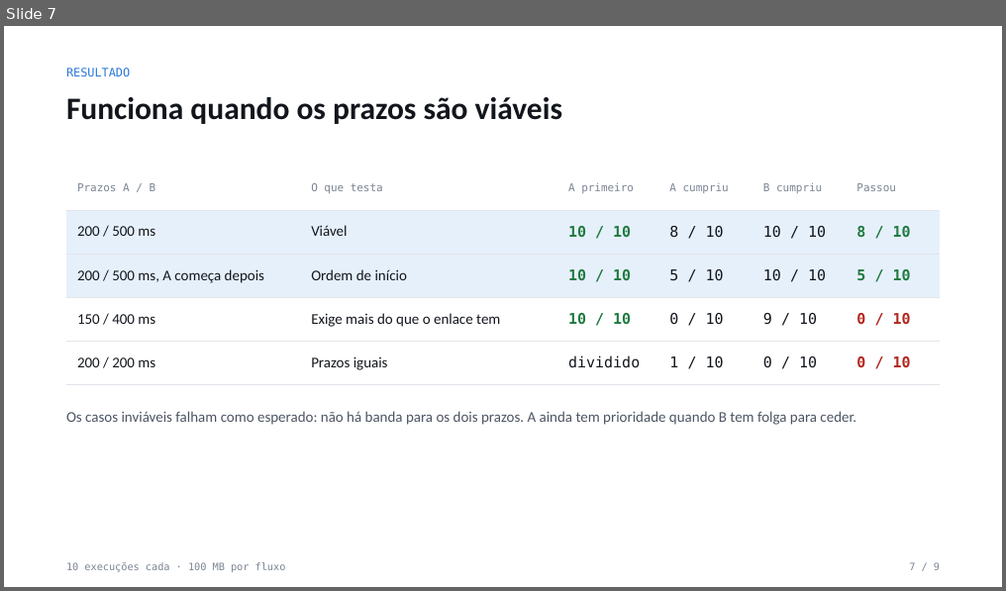
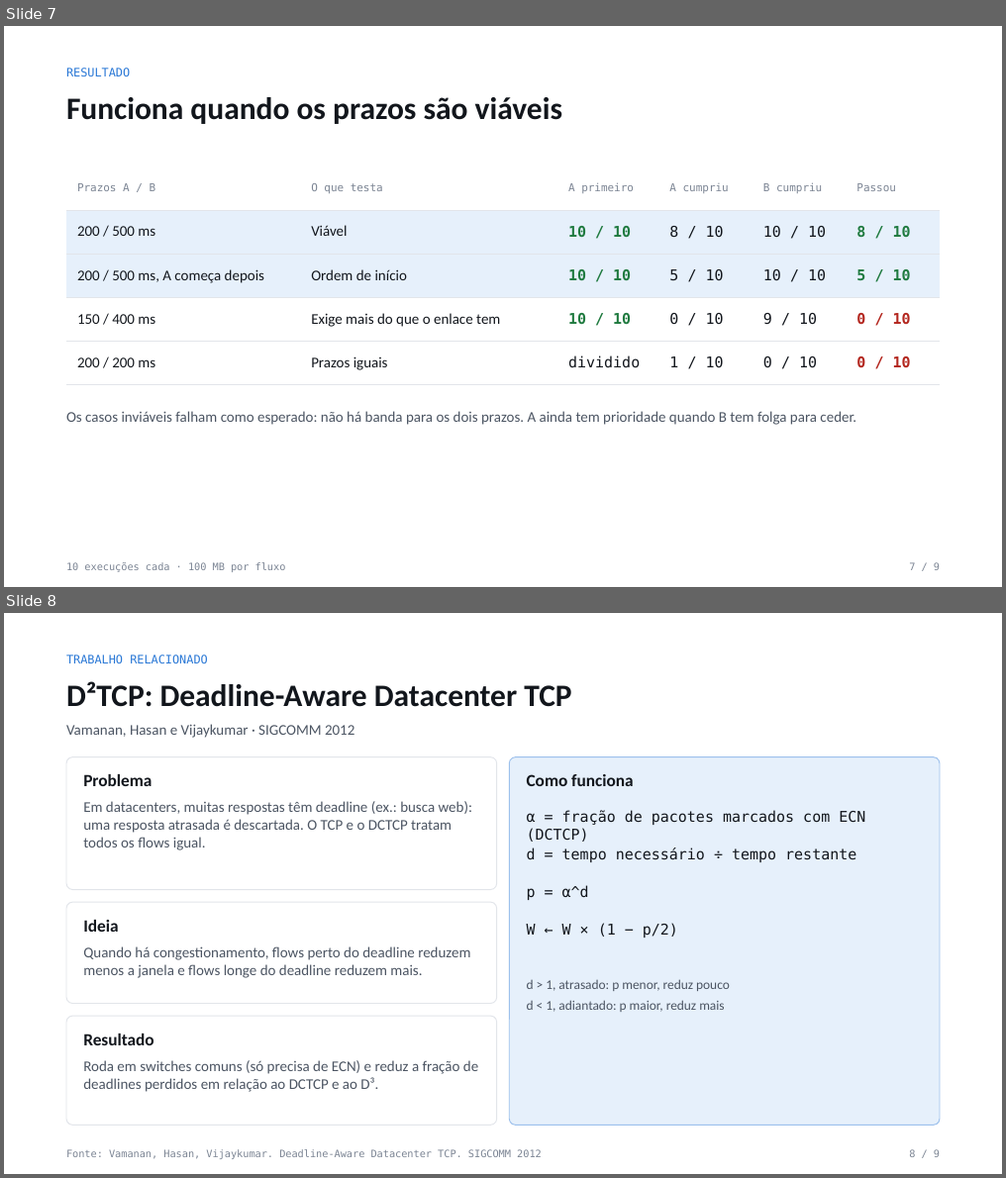
Before and after one commit to MarcusMoraesOliveira/eTran-DeadlineTCP, a slide deck: slides/DeadlineTCP_Fase5.pptx. Shown one above the other, each under a label of ours: slide 7 before the commit, slides 7 and 8 after it. The pictures are 1006x591 and 1006x1178 pixels, drawn with LibreOffice and Linux fonts; fonts in the diff are those of the drawing. Boxes give left, top, right and bottom in pixels: in the first picture for what was removed or moved away, otherwise in the second. Text is boxed around its words. In the diff, an @@ line names an element or a change of style, - is before the commit and + after.

```diff
--- a/slides/DeadlineTCP_Fase5.pptx
+++ b/slides/DeadlineTCP_Fase5.pptx
@@ slide 8 added at box(4, 613, 1002, 1174), background #FFFFFF @@
@@ text added at box(66, 655, 208, 663), 11.2 pt, text #2A78D6 @@
+TRABALHO RELACIONADO
@@ text added at box(66, 681, 571, 707), 30 pt, text #12161C, bold @@
+D²TCP: Deadline-Aware Datacenter TCP
@@ text added at box(66, 724, 354, 738), 14.2 pt, text #4C5563 @@
+Vamanan, Hasan e Vijaykumar · SIGCOMM 2012
@@ rounded rectangle added at box(66, 758, 497, 890), fill #FFFFFF, outline #E2E5EA 0.9 pt @@
@@ rounded rectangle added at box(509, 758, 940, 1126), fill #E6F0FB, outline #9CC0EC 0.9 pt @@
@@ text added at box(83, 774, 152, 786), 16.5 pt, text #12161C, bold @@
+Problema
@@ text added at box(527, 774, 634, 786), 16.5 pt, text #12161C, bold @@
+Como funciona
@@ text added at box(83, 801, 472, 851), 14.2 pt, text #4C5563 @@
+Em datacenters, muitas respostas têm deadline (ex.: busca web): uma resposta atrasada é descartada. O TCP e o DCTCP tratam todos os flows igual.
@@ text added at box(527, 810, 865, 842), 14.2 pt, text #12161C @@
+α = fração de pacotes marcados com ECN (DCTCP)
@@ text added at box(527, 848, 856, 862), 14.2 pt, text #12161C @@
+d = tempo necessário ÷ tempo restante
@@ rounded rectangle added at box(66, 902, 497, 1003), fill #FFFFFF, outline #E2E5EA 0.9 pt @@
@@ text added at box(527, 885, 589, 900), 14.2 pt, text #12161C @@
+p = α^d
@@ text added at box(83, 920, 118, 932), 16.5 pt, text #12161C, bold @@
+Ideia
@@ text added at box(527, 923, 678, 938), 14.2 pt, text #12161C @@
+W ← W × (1 − p/2)
@@ text added at box(83, 947, 470, 978), 14.2 pt, text #4C5563 @@
+Quando há congestionamento, flows perto do deadline reduzem menos a janela e flows longe do deadline reduzem mais.
@@ text added at box(527, 979, 730, 1012), 12.8 pt, text #4C5563 @@
+d > 1, atrasado: p menor, reduz pouco
+d < 1, adiantado: p maior, reduz mais
@@ rounded rectangle added at box(66, 1017, 497, 1126), fill #FFFFFF, outline #E2E5EA 0.9 pt @@
@@ text added at box(83, 1034, 153, 1046), 16.5 pt, text #12161C, bold @@
+Resultado
@@ text added at box(83, 1060, 478, 1092), 14.2 pt, text #4C5563 @@
+Roda em switches comuns (só precisa de ECN) e reduz a fração de deadlines perdidos em relação ao DCTCP e ao D³.
@@ text added at box(66, 1150, 542, 1159), 9.8 pt, text #7C8594 @@
+Fonte: Vamanan, Hasan, Vijaykumar. Deadline-Aware Datacenter TCP. SIGCOMM 2012
@@ text added at box(909, 1150, 940, 1157), 9.8 pt, text #7C8594 @@
+8 / 9
```
Also in this commit, not shown: 1 slide removed, 2 other files.
